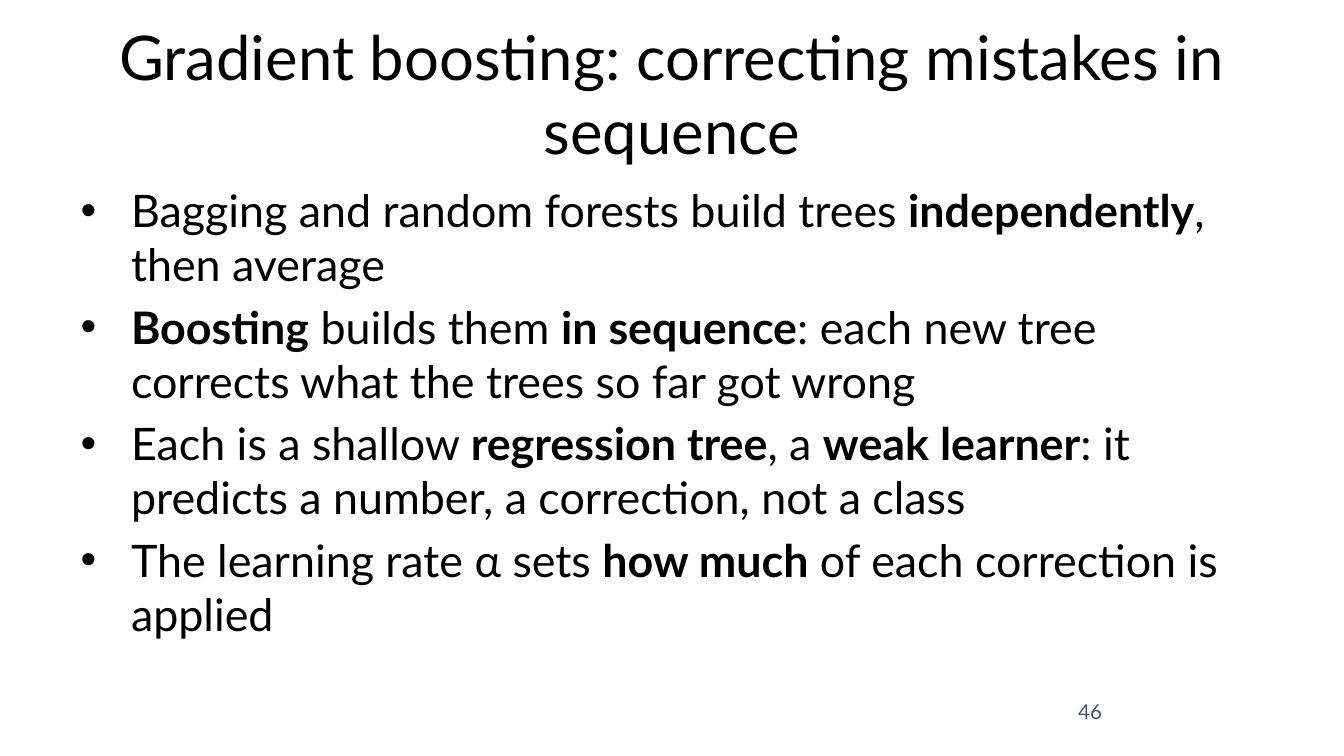
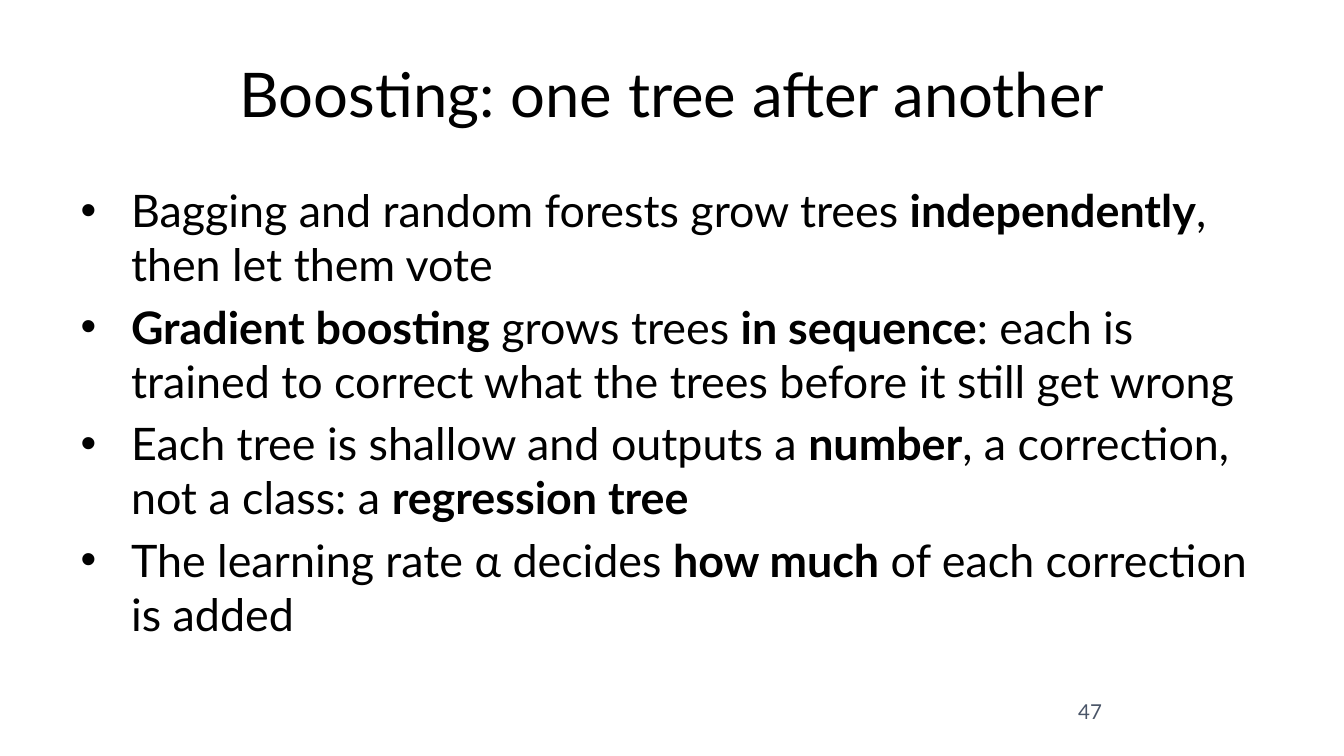
Before and after one commit to fabioantonini/technologies-for-artificial-intelligence, a slide deck: slide 47 of Lessons/07_trees_and_ensembles/Slides/trees_and_ensembles_slides.pptx (slide 46 before the commit). Drawn at 1344x756 pixels with LibreOffice and Linux fonts; fonts in the diff are those of the drawing; background and template pictures are left out. Boxes give left, top, right and bottom in pixels: in the first picture for what was removed or moved away, otherwise in the second. Text is boxed around its words. In the diff, an @@ line names an element or a change of style, - is before the commit and + after.

```diff
--- a/Lessons/07_trees_and_ensembles/Slides/trees_and_ensembles_slides.pptx
+++ b/Lessons/07_trees_and_ensembles/Slides/trees_and_ensembles_slides.pptx
@@ title at box(239, 71, 1105, 129): text changed @@
-Gradient boosting: correcting mistakes in sequence
+Boosting: one tree after another
@@ text at box(131, 193, 1247, 632): text changed @@
-• Bagging and random forests build trees independently, then average
-• Boosting builds them in sequence: each new tree corrects what the trees so far got wrong
-• Each is a shallow regression tree, a weak learner: it predicts a number, a correction, not a class
-• The learning rate α sets how much of each correction is applied
+• Bagging and random forests grow trees independently, then let them vote
+• Gradient boosting grows trees in sequence: each is trained to correct what the trees before it still get wrong
+• Each tree is shallow and outputs a number, a correction, not a class: a regression tree
+• The learning rate α decides how much of each correction is added
@@ page number at box(1078, 704, 1102, 719): text changed @@
-46
+47
```
Also in this commit, not shown: 12 other slides changed, 2 slides added, 1 slide removed, 12 other files.
